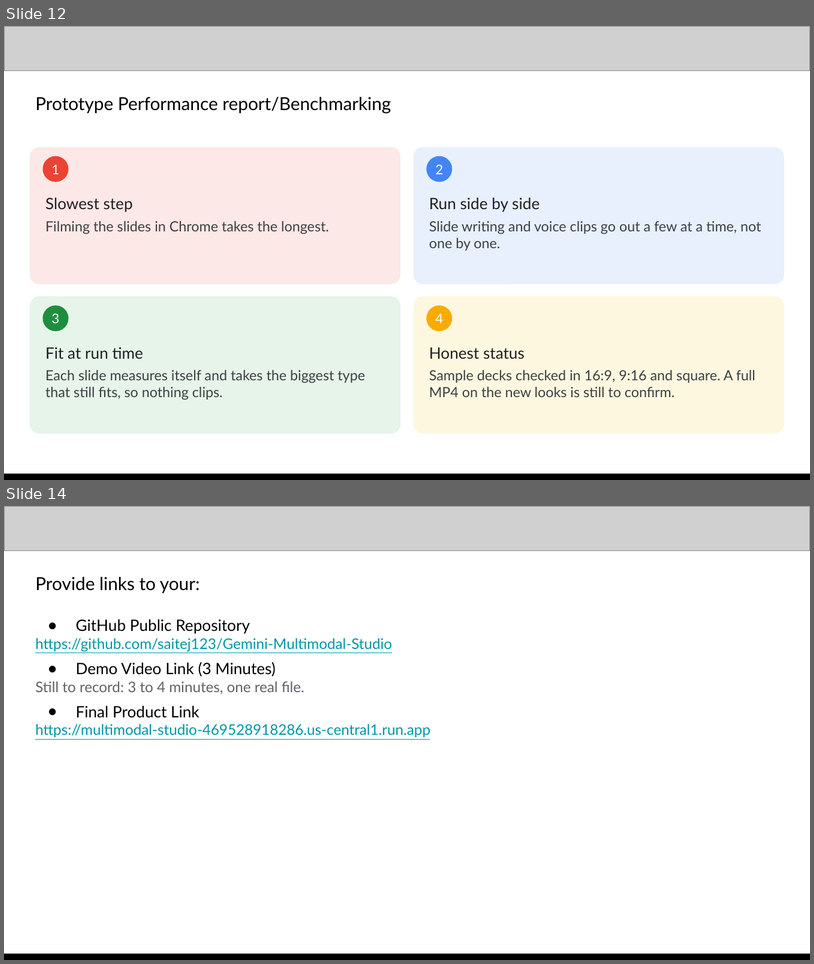
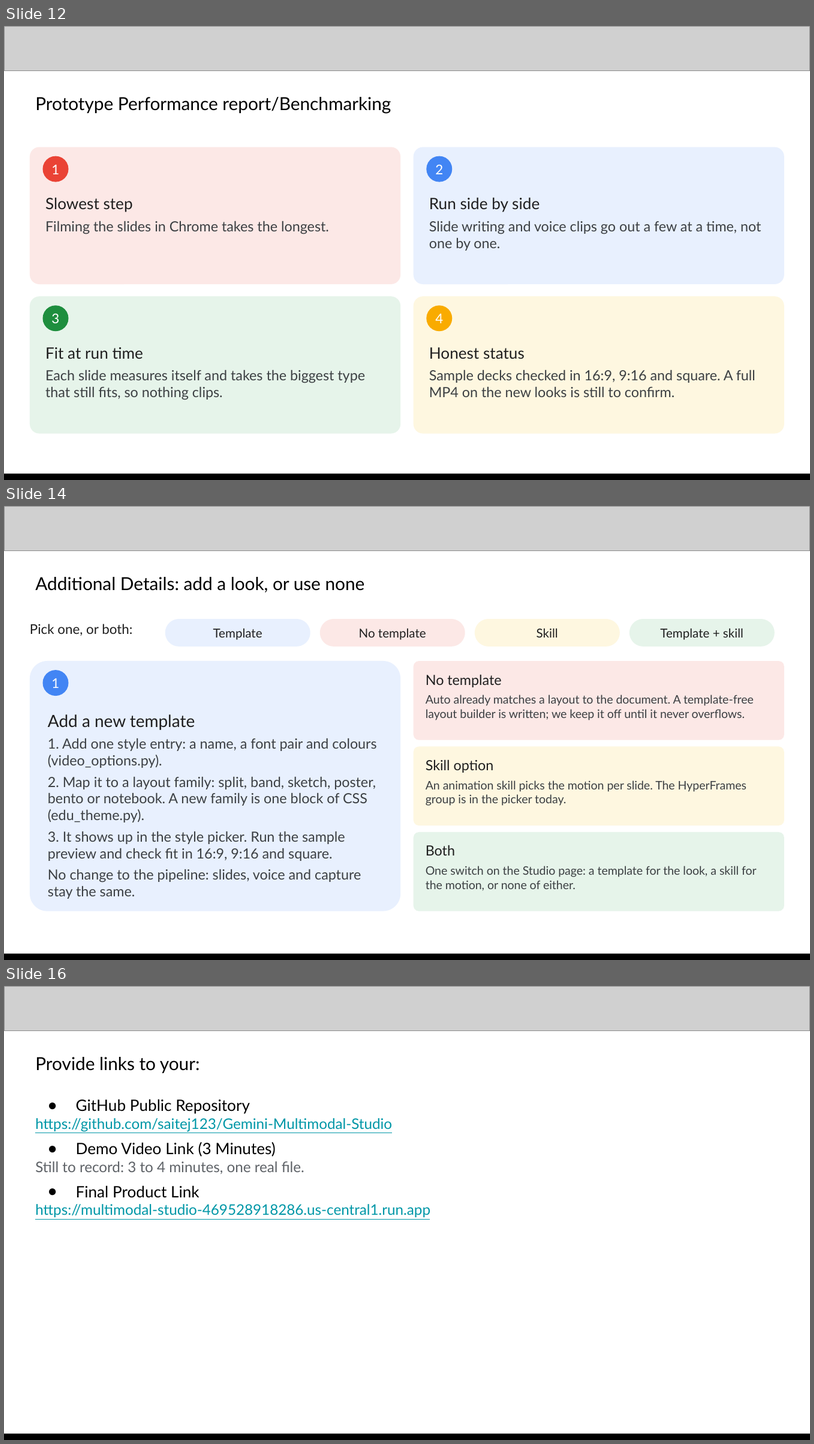
Before and after one commit to saitej123/Gemini-Multimodal-Studio, a slide deck: Template/Out/Multimodal Studio - AI Builder Cup.pptx. Shown one above the other, each under a label of ours: slides 12 and 14 before the commit, slides 12, 14 and 16 after it; the slides between them are not shown. The pictures are 814x964 and 814x1444 pixels, drawn with LibreOffice and Linux fonts; fonts in the diff are those of the drawing; grey boxes stand for pictures. Boxes give left, top, right and bottom in pixels: in the first picture for what was removed or moved away, otherwise in the second. Text is boxed around its words. In the diff, an @@ line names an element or a change of style, - is before the commit and + after.

```diff
--- a/Template/Out/Multimodal Studio - AI Builder Cup.pptx
+++ b/Template/Out/Multimodal Studio - AI Builder Cup.pptx
@@ slide 14 added at [4, 506, 810, 960], background #FFFFFF @@
@@ picture added at [4, 506, 810, 550] @@
@@ text added at [35, 577, 365, 592], 16 pt, text #000000 @@
+Additional Details: add a look, or use none
@@ text added at [30, 624, 132, 636], 12 pt, text #1F1F1F @@
+Pick one, or both:
@@ rounded rectangle added at [165, 619, 311, 646], fill #E8F0FE, 11 pt, text #1F1F1F @@
+Template
@@ rounded rectangle added at [320, 619, 465, 646], fill #FCE8E6, 11 pt, text #1F1F1F @@
+No template
@@ rounded rectangle added at [475, 619, 620, 646], fill #FEF7E0, 11 pt, text #1F1F1F @@
+Skill
@@ rounded rectangle added at [630, 619, 775, 646], fill #E6F4EA, 11 pt, text #1F1F1F @@
+Template + skill
@@ rounded rectangle added at [30, 661, 401, 911], fill #E8F0FE, 12.5 pt, text #3C4043 @@
+Add a new template
+1. Add one style entry: a name, a font pair and colours (video_options.py).
+2. Map it to a layout family: split, band, sketch, poster, bento or notebook. A new family is one block of CSS (edu_theme.py).
+3. It shows up in the style picker. Run the sample preview and check fit in 16:9, 9:16 and square.
+No change to the pipeline: slides, voice and capture stay the same.
@@ rounded rectangle added at [414, 661, 785, 740], fill #FCE8E6, 10.5 pt, text #3C4043 @@
+No template
+Auto already matches a layout to the document. A template-free layout builder is written; we keep it off until it never overflows.
@@ ellipse added at [43, 670, 69, 696], fill #4285F4, 12 pt, text #FFFFFF @@
+1
@@ rounded rectangle added at [414, 747, 785, 825], fill #FEF7E0, 10.5 pt, text #3C4043 @@
+Skill option
+An animation skill picks the motion per slide. The HyperFrames group is in the picker today.
@@ rounded rectangle added at [414, 832, 785, 911], fill #E6F4EA, 10.5 pt, text #3C4043 @@
+Both
+One switch on the Studio page: a template for the look, a skill for the motion, or none of either.
@@ picture added at [4, 955, 810, 960] @@
@@ rectangle added at [4, 954, 810, 960], fill #000000 @@
@@ what was slide 14 is now slide 16 @@
```
Also in this commit, not shown: 4 slides changed, 2 other slides added, 2 slides removed, 2 other files.
